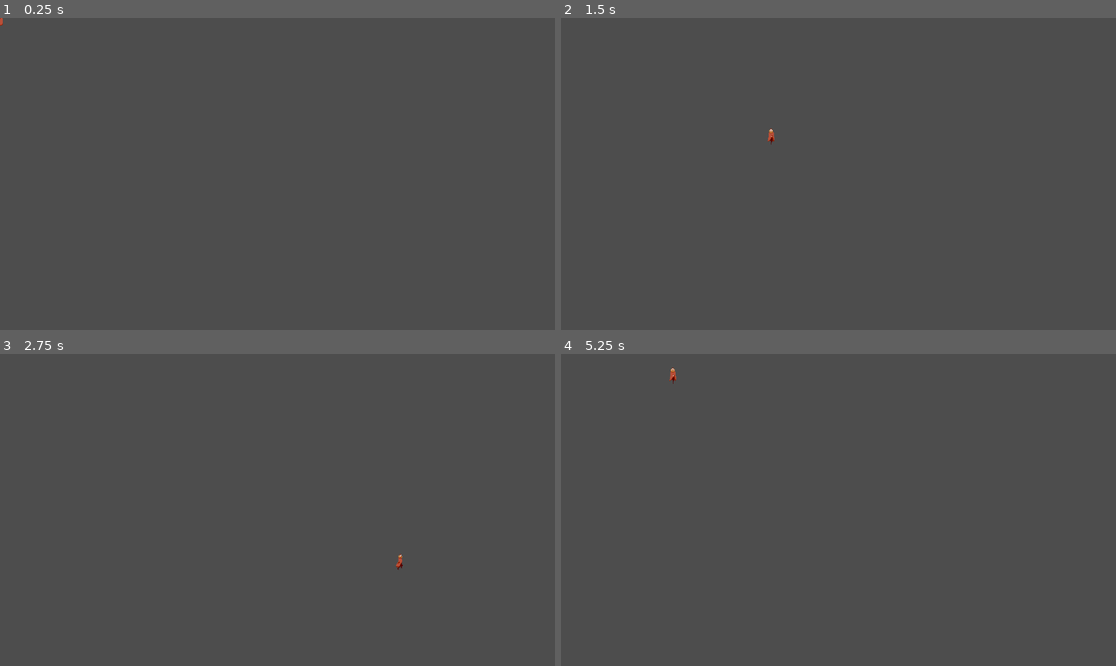
Above: before the commit, frames 1-4 (two rows, left to right).
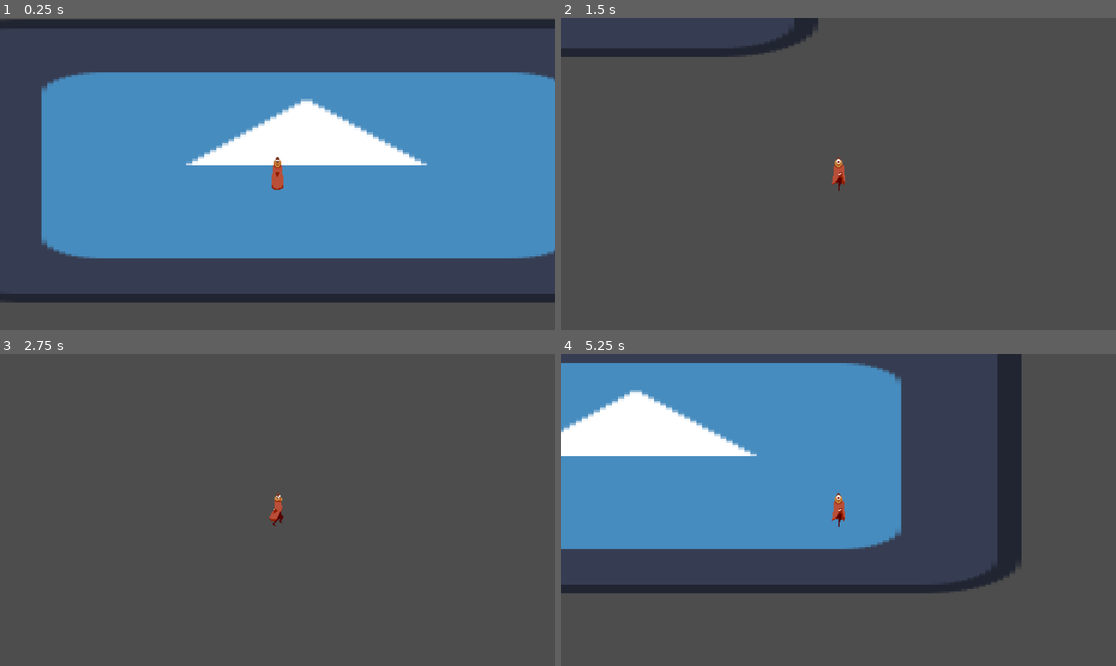
Above: after the commit, the same moments.

Repository: Lukko-Digital/Sift
Game: Godot game, scene res://scenes/main.tscn
The game is run twice, just before and just after one commit, with the same random seed, the same clock (stepped at 60 frames per second) and the same inputs. Before the commit the project starts from res://scenes/player.tscn. The engine's default icon, where the game draws it, is replaced by a stand-in: a white triangle on a blue panel in a dark square.
Inputs:
- Up to frame 1 (0.25 s): no input
- Up to frame 2 (1.5 s): tap Enter at 0.5 s; hold D (right) 0.53-1.28 s; tap Space (dash) at 0.6, 1.35 s; hold S (down) from 1.28 s (still down)
- Up to frame 3 (2.75 s): release S (down) at 2.03 s; hold D (right) from 2.03 s (still down); tap Space (dash) at 2.1 s
- Up to frame 4 (5.25 s): release D (right) at 2.78 s; hold W (up) 2.78-3.53 s; tap Space (dash) at 2.85, 3.5, 3.6, 4.35, 5.1 s; hold A (left) 3.53-5.03 s; hold S (down) from 5.03 s (still down)

The runs differ from the first frame. In frame 1, 61% of the frame differs, in the area x 0-100%, y 0-92%; in frame 2, 1.8%; in frame 3, 0.2%; in frame 4, 42%.

Commit message:
we do a bit of refactoring

Diff:
--- a/project.godot
+++ b/project.godot
@@ -11,7 +11,7 @@
 [application]
 
 config/name="Desert_Game"
-run/main_scene="res://scenes/player.tscn"
+run/main_scene="res://scenes/main.tscn"
 config/features=PackedStringArray("4.1", "Forward Plus")
 config/icon="res://icon.svg"
 
--- a/scenes/health_component.tscn
+++ b/scenes/componenets/health_component.tscn
@@ -1,6 +1,6 @@
 [gd_scene load_steps=2 format=3 uid="uid://bmkrvevual04s"]
 
-[ext_resource type="Script" path="res://scripts/HealthComponent.gd" id="1_nrsep"]
+[ext_resource type="Script" path="res://scripts/components/HealthComponent.gd" id="1_nrsep"]
 
 [node name="HealthComponent" type="Node"]
 script = ExtResource("1_nrsep")
--- a/scenes/hurtbox_component.tscn
+++ b/scenes/componenets/hurtbox_component.tscn
@@ -1,6 +1,6 @@
 [gd_scene load_steps=2 format=3 uid="uid://cohr7yk3m5ban"]
 
-[ext_resource type="Script" path="res://scripts/HurtboxComponent.gd" id="1_ym8jl"]
+[ext_resource type="Script" path="res://scripts/components/HurtboxComponent.gd" id="1_ym8jl"]
 
 [node name="HurtboxComponent" type="Area2D"]
 script = ExtResource("1_ym8jl")
--- /dev/null
+++ b/scenes/main.tscn
@@ -0,0 +1,18 @@
+[gd_scene load_steps=3 format=3 uid="uid://b8md8ehlk518q"]
+
+[ext_resource type="PackedScene" uid="uid://btje8wwp2nhiu" path="res://scenes/player.tscn" id="1_6t2e7"]
+[ext_resource type="Texture2D" uid="uid://d0juyhg8rq2ls" path="res://icon.svg" id="2_c03wn"]
+
+[node name="main" type="Node2D"]
+
+[node name="player" parent="." instance=ExtResource("1_6t2e7")]
+position = Vector2(50, 39)
+
+[node name="Camera2D" type="Camera2D" parent="player"]
+zoom = Vector2(2.07, 2.07)
+
+[node name="Sprite2D" type="Sprite2D" parent="."]
+z_index = -10
+position = Vector2(79, 26)
+scale = Vector2(6.03906, 2.21875)
+texture = ExtResource("2_c03wn")
--- a/scenes/player.tscn
+++ b/scenes/player.tscn
@@ -1,13 +1,13 @@
 [gd_scene load_steps=126 format=3 uid="uid://btje8wwp2nhiu"]
 
-[ext_resource type="Script" path="res://scripts/player.gd" id="1_1oyqm"]
-[ext_resource type="Texture2D" uid="uid://bfgm3k6v2eog7" path="res://assets/png/player-Sheet.png" id="2_624xq"]
-[ext_resource type="Script" path="res://scripts/player_state_machine.gd" id="3_0munm"]
-[ext_resource type="Script" path="res://scripts/idle.gd" id="4_xmrp6"]
-[ext_resource type="Script" path="res://scripts/run.gd" id="5_r25f1"]
-[ext_resource type="Script" path="res://scripts/dash.gd" id="6_tw2ug"]
-[ext_resource type="PackedScene" uid="uid://bmkrvevual04s" path="res://scenes/health_component.tscn" id="7_imtti"]
-[ext_resource type="PackedScene" uid="uid://cohr7yk3m5ban" path="res://scenes/hurtbox_component.tscn" id="8_ad61v"]
+[ext_resource type="Script" path="res://scripts/player/player.gd" id="1_81117"]
+[ext_resource type="Texture2D" uid="uid://cxtfdeh8wnlgh" path="res://assets/png/player-Sheet.png" id="2_624xq"]
+[ext_resource type="Script" path="res://scripts/player/player_state_machine.gd" id="3_keldo"]
+[ext_resource type="Script" path="res://scripts/player/states/idle.gd" id="4_u1pwq"]
+[ext_resource type="Script" path="res://scripts/player/states/run.gd" id="5_cpovh"]
+[ext_resource type="Script" path="res://scripts/player/states/dash.gd" id="6_b1dw8"]
+[ext_resource type="PackedScene" uid="uid://bmkrvevual04s" path="res://scenes/componenets/health_component.tscn" id="7_imtti"]
+[ext_resource type="PackedScene" uid="uid://cohr7yk3m5ban" path="res://scenes/componenets/hurtbox_component.tscn" id="8_ad61v"]
 
 [sub_resource type="AtlasTexture" id="AtlasTexture_0rvei"]
 atlas = ExtResource("2_624xq")
@@ -1015,7 +1015,7 @@
 height = 10.0
 
 [node name="player" type="CharacterBody2D"]
-script = ExtResource("1_1oyqm")
+script = ExtResource("1_81117")
 
 [node name="AnimatedSprite2D" type="AnimatedSprite2D" parent="."]
 sprite_frames = SubResource("SpriteFrames_2sehi")
@@ -1040,21 +1040,21 @@
 shape = SubResource("CapsuleShape2D_jc72j")
 
 [node name="StateMachine" type="Node" parent="."]
-script = ExtResource("3_0munm")
+script = ExtResource("3_keldo")
 initial_state = NodePath("Idle")
 
 [node name="Idle" type="Node" parent="StateMachine" node_paths=PackedStringArray("character", "animation_tree")]
-script = ExtResource("4_xmrp6")
+script = ExtResource("4_u1pwq")
 character = NodePath("../..")
 animation_tree = NodePath("../../AnimationTree")
 
 [node name="Run" type="Node" parent="StateMachine" node_paths=PackedStringArray("character", "animation_tree")]
-script = ExtResource("5_r25f1")
+script = ExtResource("5_cpovh")
 character = NodePath("../..")
 animation_tree = NodePath("../../AnimationTree")
 
 [node name="Dash" type="Node" parent="StateMachine" node_paths=PackedStringArray("character", "animation_tree")]
-script = ExtResource("6_tw2ug")
+script = ExtResource("6_b1dw8")
 character = NodePath("../..")
 animation_tree = NodePath("../../AnimationTree")
 
@@ -1063,7 +1063,6 @@
 
 [node name="HealthComponent" parent="." instance=ExtResource("7_imtti")]
 
-[node name="HurtboxComponent" parent="." node_paths=PackedStringArray("health_component") instance=ExtResource("8_ad61v")]
-health_component = NodePath("../HealthComponent")
+[node name="HurtboxComponent" parent="." instance=ExtResource("8_ad61v")]
 
 [connection signal="timeout" from="StateMachine/Dash/DashTimer" to="StateMachine/Dash" method="_on_dash_timer_timeout"]
Renamed: scripts/state.gd -> scripts/abstract_base_classes/state.gd
Renamed: scripts/state_machine.gd -> scripts/abstract_base_classes/state_machine.gd
Renamed: scripts/HealthComponent.gd -> scripts/components/HealthComponent.gd
Renamed: scripts/HurtboxComponent.gd -> scripts/components/HurtboxComponent.gd
Renamed: scripts/player.gd -> scripts/player/player.gd
Renamed: scripts/player_state_machine.gd -> scripts/player/player_state_machine.gd
Renamed: scripts/attack.gd -> scripts/player/states/attack.gd
Renamed: scripts/dash.gd -> scripts/player/states/dash.gd
Renamed: scripts/idle.gd -> scripts/player/states/idle.gd
Renamed: scripts/run.gd -> scripts/player/states/run.gd
Renamed: scripts/water.gdshader -> scripts/shaders/water.gdshader
